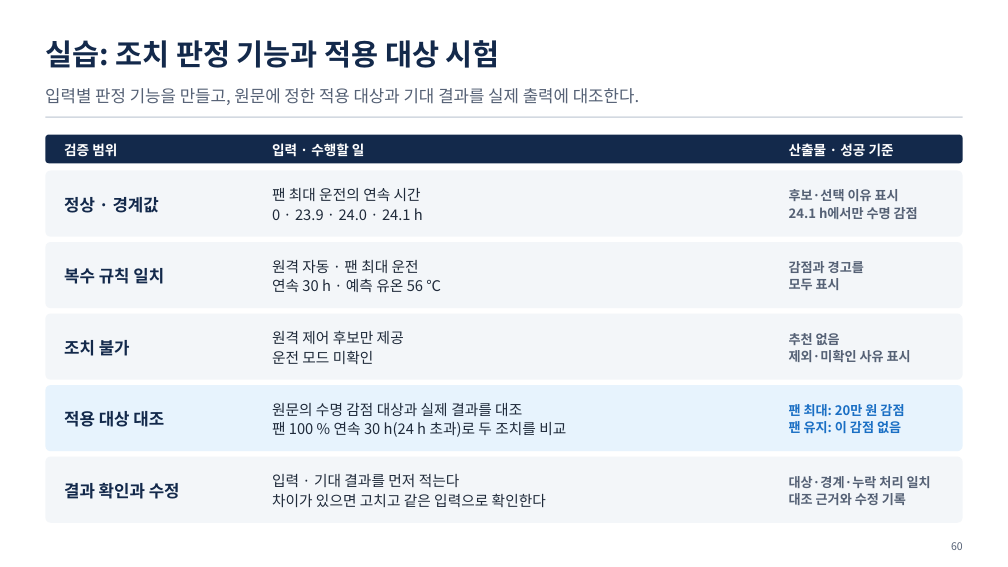
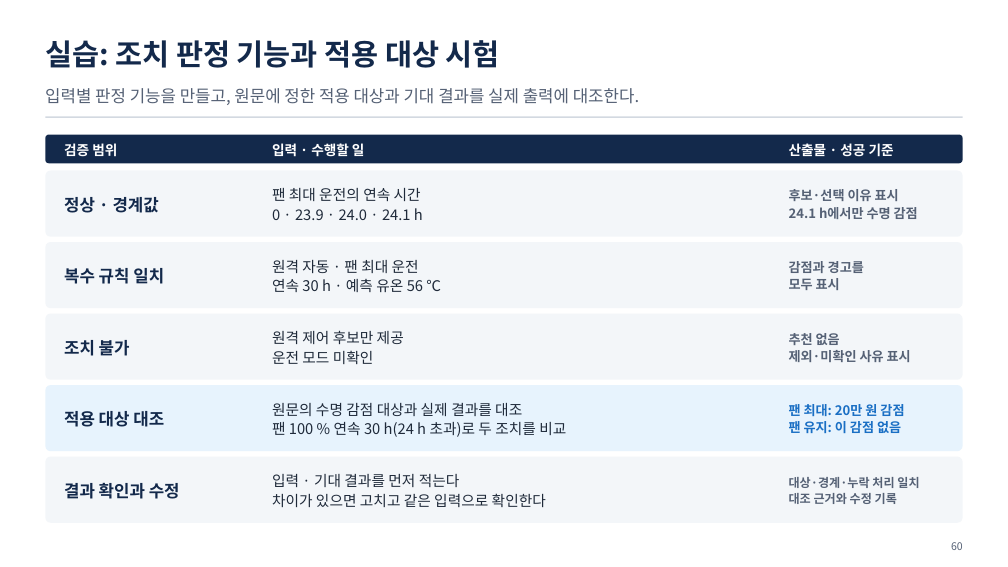
Before and after one commit to uengine-oss/hyd-iot-edu, a slide deck: slide 60 of 산출물/통합반/이론/03회차/통합반_03일차.pptx. Drawn at 1008x567 pixels with LibreOffice and Linux fonts; fonts in the diff are those of the drawing. Boxes give left, top, right and bottom in pixels: in the first picture for what was removed or moved away, otherwise in the second. Text is boxed around its words. In the diff, an @@ line names an element or a change of style, - is before the commit and + after.

```diff
--- a/산출물/통합반/이론/03회차/통합반_03일차.pptx
+++ b/산출물/통합반/이론/03회차/통합반_03일차.pptx
@@ text "대상·경계·누락 처리 일치" at <box>789,477,919,504</box>: size 12.5 to 11.5 pt @@
```
Also in this commit, not shown: 14 other slides changed, 55 other files.
